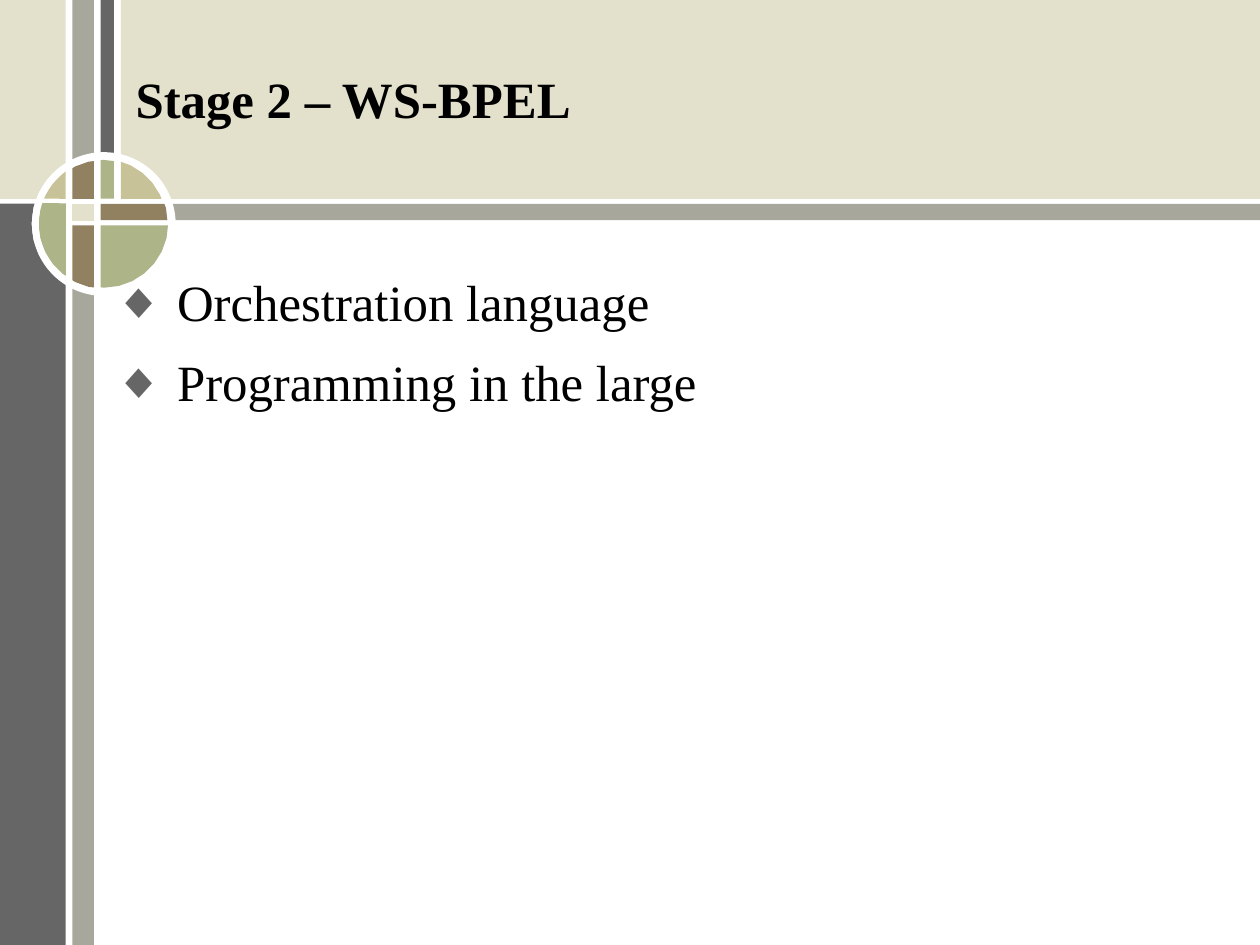
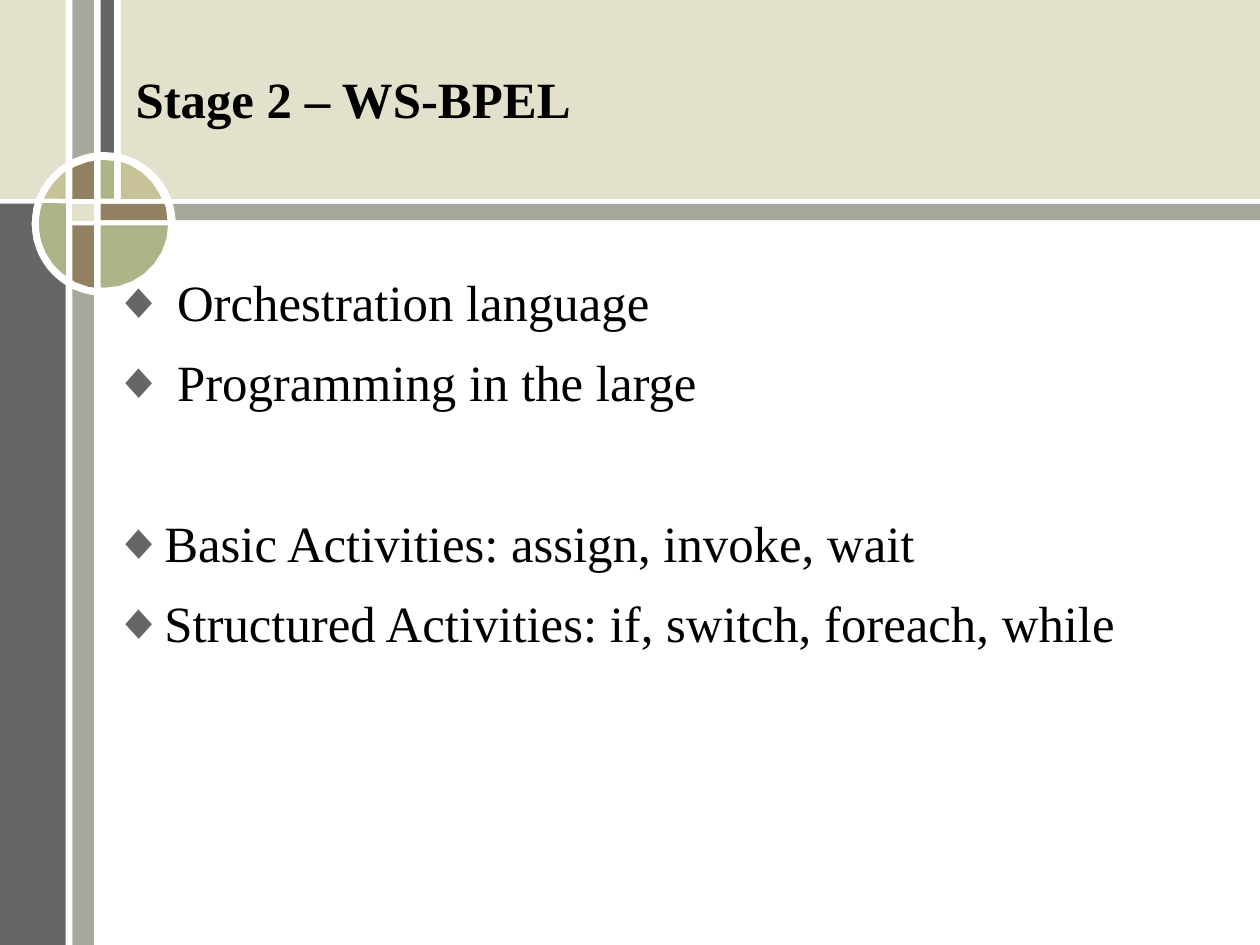
Before and after one commit to ERit/aic_group2_topic1, a slide deck: slide 8 of Stage2.ppt. Drawn at 1260x945 pixels with LibreOffice and Linux fonts; fonts in the diff are those of the drawing. Boxes give left, top, right and bottom in pixels: in the first picture for what was removed or moved away, otherwise in the second. Text is boxed around its words. In the diff, an @@ line names an element or a change of style, - is before the commit and + after.

Commit message:
Final presentation

```diff
--- a/Stage2.ppt
+++ b/Stage2.ppt
@@ text at (x1=164, y1=526, x2=1115, y2=650): paragraphs added @@
+◆ Basic Activities: assign, invoke, wait
+◆ Structured Activities: if, switch, foreach, while
```
Also in this commit, not shown: 3 slides added, 1 other file.
